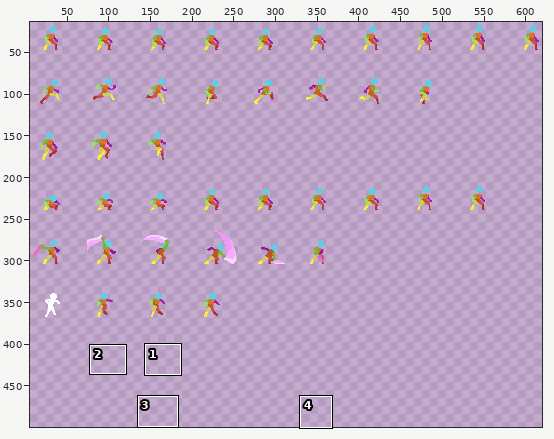
One commit to this sprite sheet: godot/godot_4/2023/13/assets/base_template/template_character.png. Above, an overview of the earlier version with the close-up marked.
Close-up. Earlier state:
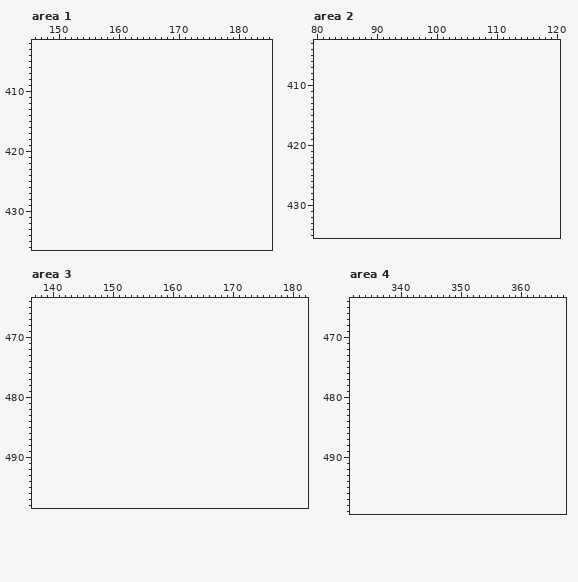
The file is 640x384 pixels. Shown: area 1: x 146..185, y 402..436; area 2: x 80..120, y 403..435; area 3: x 137..182, y 464..498; area 4: x 332..367, y 464..499. The old version is drawn lined up with the new one, on the new canvas. The wide view leaves out empty margins. The commit also changed other parts of the picture, which this record leaves out.
And afterwards:
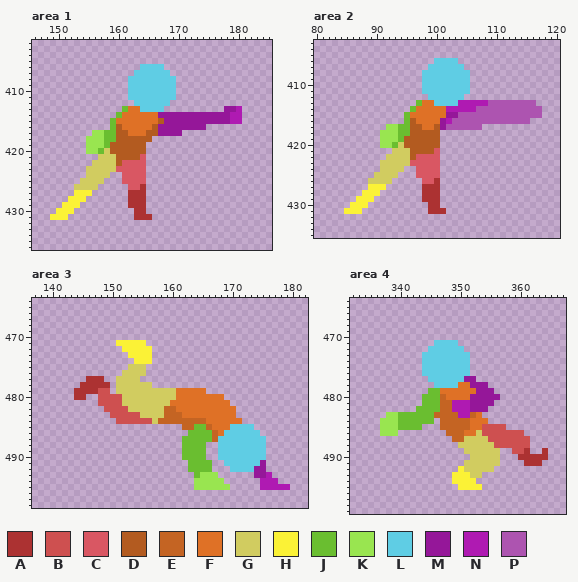
Palette (. is transparent): A #ac3232  B #ce5050  C #d95763  D #b35b20  E #c46423  F #df7126  G #d1cc60  H #fbf236  J #6abe30  K #99e550  L #5fcde4  M #951799  N #af1ab2  P #ad54b0
Diff:
canvas 640x384 -> 640x512
Changed rows in their new state; - is an unchanged pixel.
Area 1:
first column x 149:
406 ---------------LLLL-------------
407 --------------LLLLLL------------
408 -------------LLLLLLLL-----------
409 -------------LLLLLLLL-----------
410 -------------LLLLLLLL-----------
411 -------------LLLLLLLL-----------
412 --------------LLLLLL------------
413 ------------JFFLLLL----------MMN
414 -----------JFFFFFFMMMMMMMMMMMMNN
415 ----------JFFFFFFFDMMMMMMMMMMMNN
416 ----------JDFFFFFDMMMMMMMM------
417 -------KKJJDDFFFDDMMMM----------
418 ------KKKJJDDDDDD---------------
419 ------KKKJDDDDDD----------------
420 ------KKJGDDDDDD----------------
421 --------GGGDDDDC----------------
422 -------GGGGDCCCC----------------
423 ------GGGGGCCCCC----------------
424 ------GGGG--CCCC----------------
425 -----GGGG---CCCC----------------
426 ----GGGG-----CCA----------------
427 ----HHH------AAA----------------
428 ---HHH-------AAA----------------
429 --HHH--------AAA----------------
430 -HHH----------AA----------------
431 HHH-----------AAA---------------
Area 2:
first column x 85:
406 ---------------LLLL--------------
407 --------------LLLLLL-------------
408 -------------LLLLLLLL------------
409 -------------LLLLLLLL------------
410 -------------LLLLLLLL------------
411 -------------LLLLLLLL------------
412 --------------LLLLLL-------------
413 ------------JFFLLLLNNNNNPPPPPPPP-
414 -----------JFFFFFNNNNNPPPPPPPPPPP
415 ----------JFFFFFFMMPPPPPPPPPPPPPP
416 ----------JDFFFFMNPPPPPPPPPPPPP--
417 -------KKJJDDFFDMPPPPPP----------
418 ------KKKJJDDDDD-----------------
419 ------KKKJDDDDDD-----------------
420 ------KKJGDDDDDD-----------------
421 --------GGGDDDDC-----------------
422 -------GGGGDCCCC-----------------
423 ------GGGGGCCCCC-----------------
424 ------GGGG--CCCC-----------------
425 -----GGGG---CCCC-----------------
426 ----GGGG-----CCA-----------------
427 ----HHH------AAA-----------------
428 ---HHH-------AAA-----------------
429 --HHH--------AAA-----------------
430 -HHH----------AA-----------------
431 HHH-----------AAA----------------
Area 3:
first column x 144:
471 -------HHHHH------------------------
472 --------HHHHH-----------------------
473 ---------HHHH-----------------------
474 ----------HHH-----------------------
475 ---------GGG------------------------
476 --------GGGG------------------------
477 --AAA--GGGG-------------------------
478 -AAAAA-GGGGGG-----------------------
479 AAAABB-GGGGGGGGGGFFFFF--------------
480 AA--BBBBGGGGGGGGGFFFFFFFF-----------
481 ----BBBBGGGGGGGGFFFFFFFFFF----------
482 -----BBBBGGGGGGEEFFFFFFFFFF---------
483 ------BBBBBGGGGEEEFFFFFFFFF---------
484 -------BBBBBBGEEEEEEEEFFFFFF--------
485 ------------------EEJJEFFFLLLL------
486 -------------------JJJJEFLLLLLL-----
487 ------------------JJJJJELLLLLLLL----
488 ------------------JJJJ--LLLLLLLL----
489 ------------------JJJJ--LLLLLLLL----
490 ------------------JJJJ--LLLLLLLL----
491 -------------------JJJJ--LLLLLLM----
492 -------------------JJJJ---LLLLMM----
493 --------------------JKKK------MMN---
494 --------------------KKKKK------NNN--
495 --------------------KKKKKK-----NNNNN
Area 4:
first column x 337:
471 ---------LLLL---------------
472 --------LLLLLL--------------
473 -------LLLLLLLL-------------
474 -------LLLLLLLL-------------
475 -------LLLLLLLL-------------
476 -------LLLLLLLL-------------
477 --------LLLLLLMM------------
478 ---------LLLLFFMMM----------
479 --------JJFFFFFFMMM---------
480 -------JJJEFFFFMMMMM--------
481 -------JJJEENNNMMMM---------
482 ------JJJJEENNNMMM----------
483 -KKJJJJJJEEEENNEF-----------
484 KKKJJJJJJ-EEEEEFFF----------
485 KKKJJJJ---EEEEEFFBBBB-------
486 KKK--------EEEFFGBBBBBBB----
487 ------------EEGGGGBBBBBBB---
488 -------------GGGGGGBBBBBB---
489 --------------GGGGGG--BBA--A
490 ---------------GGGGG---AAAAA
491 --------------GGGGGG----AAA-
492 -------------HGGGGG---------
493 ------------HHHGG-----------
494 ------------HHHH------------
495 -------------HHHH-----------
